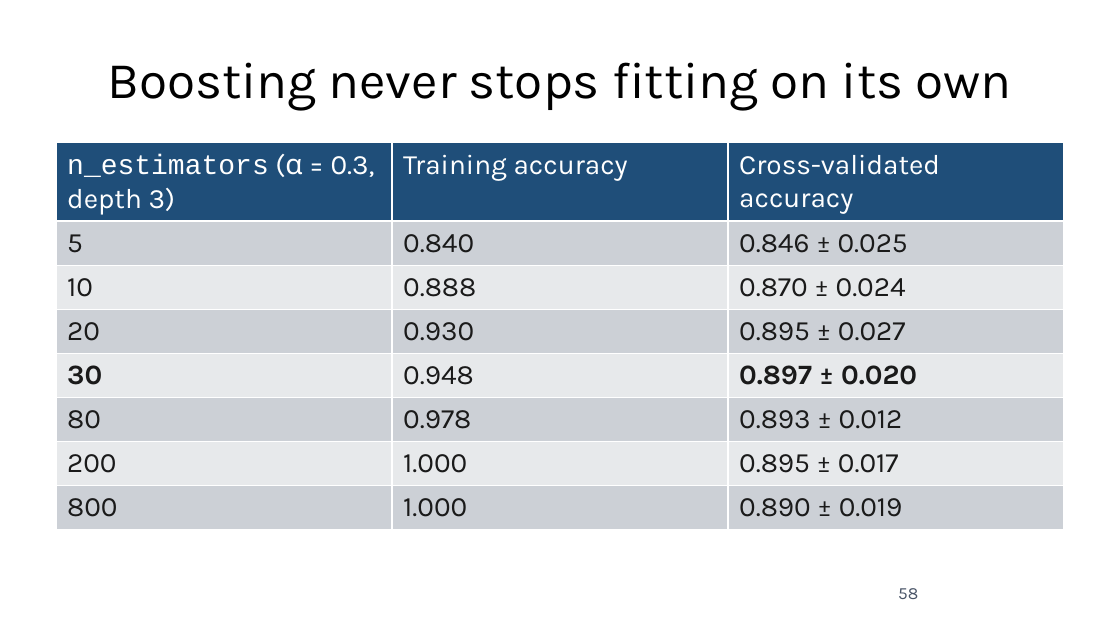
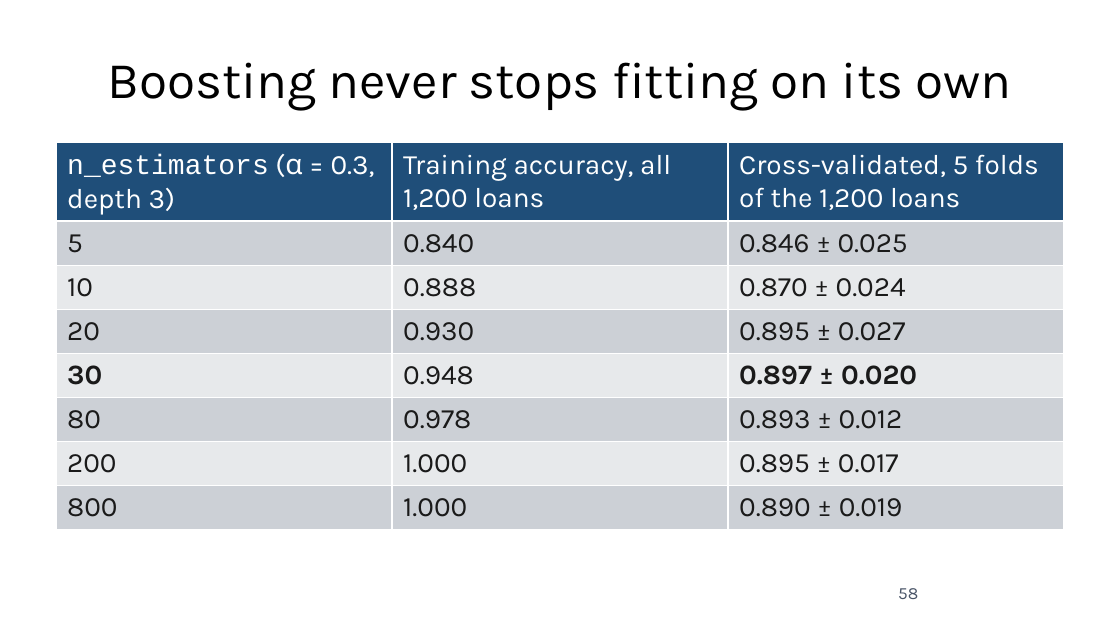
Before and after one commit to fabioantonini/technologies-for-artificial-intelligence, a slide deck: slide 58 of Lessons/07_trees_and_ensembles/Slides/trees_and_ensembles_slides.pptx. Drawn at 1120x630 pixels with LibreOffice and Linux fonts; fonts in the diff are those of the drawing; background and template pictures are left out. Boxes give left, top, right and bottom in pixels: in the first picture for what was removed or moved away, otherwise in the second. Text is boxed around its words. In the diff, an @@ line names an element or a change of style, - is before the commit and + after.

```diff
--- a/Lessons/07_trees_and_ensembles/Slides/trees_and_ensembles_slides.pptx
+++ b/Lessons/07_trees_and_ensembles/Slides/trees_and_ensembles_slides.pptx
@@ table at [56,143,1064,559] @@
-row 1, column 2: Training accuracy
+row 1, column 2: Training accuracy, all 1,200 loans
-row 1, column 3: Cross-validated accuracy
+row 1, column 3: Cross-validated, 5 folds of the 1,200 loans
```
Also in this commit, not shown: 11 other slides changed, 22 other files.
